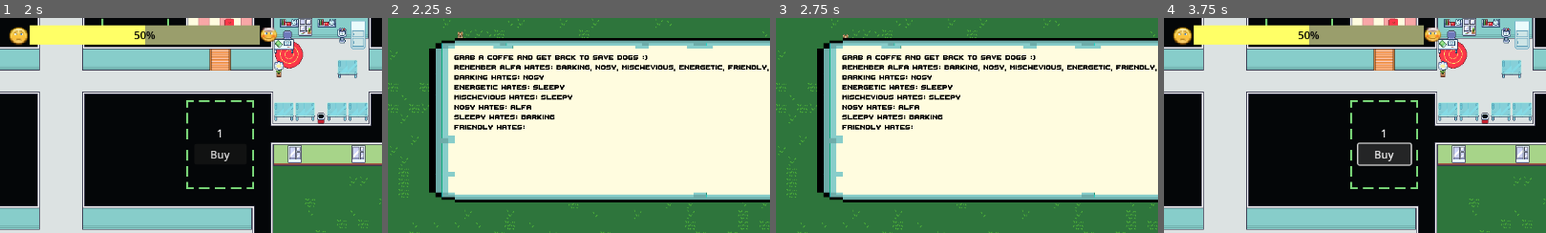
Above: before the commit, frames 1-4 (left to right).
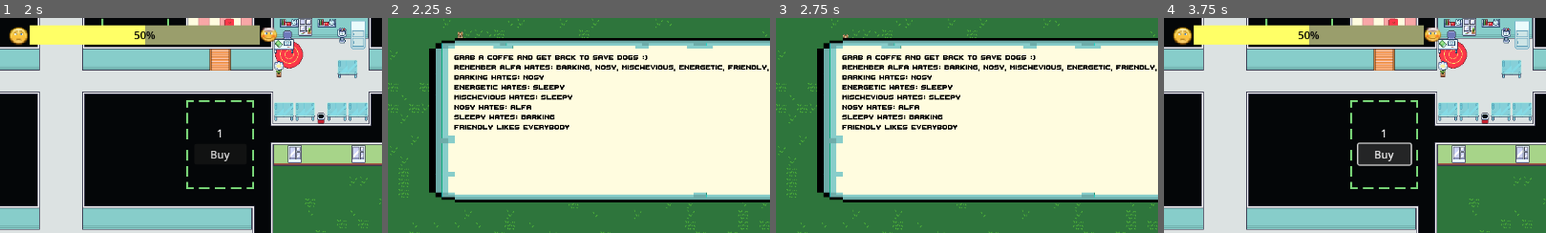
Above: after the commit, the same moments.

Repository: Tausva/DogShelter
Game: Godot game, scene res://scenes/game_menu/game_menu.tscn
The game is run twice, just before and just after one commit, with the same random seed, the same clock (stepped at 60 frames per second) and the same inputs.
Inputs (mouse positions are % of the whole screen's width and height, from its top left):
- Up to frame 1 (2 s): click (76, 87) at 0.5 s; move the mouse to (72, 45) at 1.27 s; hold D (Right) from 1.28 s (still down); click (72, 45) at 1.42 s
- Up to frame 2 (2.25 s): release D (Right) at 2 s; click (98, 4) at 2 s
- Up to frame 3 (2.75 s): no input
- Up to frame 4 (3.75 s): click (77, 50) at 2.75 s; click "Buy" at 3.5 s
The pictures show only the part of the screen within x 0-50%, y 0-50%; the shares and areas given below are measured in that part.

Frame 1 is identical in both runs. In frame 2, 0.3% of the frame differs, in the area x 28-48%, y 49-52%; in frame 3, 0.3%; in frame 4, nothing differs.

Commit message:
pause like

Diff:
--- a/scenes/pause_menu/pause_menu.gd
+++ b/scenes/pause_menu/pause_menu.gd
@@ -44,8 +44,11 @@
 
 func populate_resource_to_text_box(resource: Resource):
 	var name = resource.get_trait_name(resource.current_trait)
-	var hate = []
-	for hate_trait in resource.hated_traits:
-		hate.append(resource.get_trait_name(hate_trait))
-	var hate_values = ", ".join(hate)
-	$Description.text += name + " Hates: " + hate_values + "\n"
+	if resource.hated_traits.is_empty():
+		$Description.text += name + " Likes everybody\n"
+	else:
+		var hate = []
+		for hate_trait in resource.hated_traits:
+			hate.append(resource.get_trait_name(hate_trait))
+		var hate_values = ", ".join(hate)
+		$Description.text += name + " Hates: " + hate_values + "\n"
